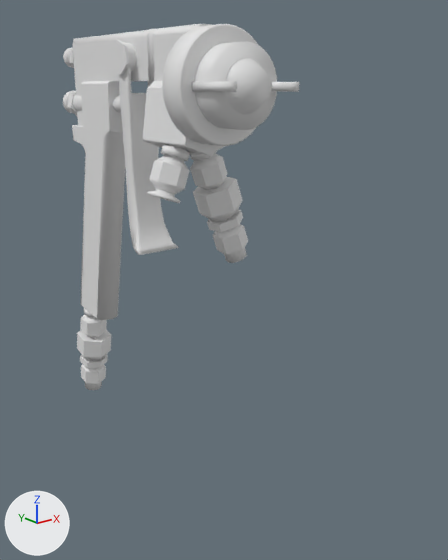
What one commit did to the Blender file PaintGun.blend.
The view is the same before and after, from a 50 mm lens placed at (-0.194, -0.38, 0.066), pointed at (0.055, -0.069, -0.059). Every picture has the same lights, and +X, +Y and +Z are marked at lower left. The same objects are shown in both versions, whatever each file hides. Materials are left out; every surface is plain grey.

The scene before the commit, as lines of its bpy script (objects in view):
```python
me_untitled_002 = bpy.data.meshes.new('Untitled.002')
me_untitled_002.from_pydata(...)  # 1230 vertices, 948 faces; spans x -2.3..1.5, y -2.1..10.0, z -8.6..6.6
# faces by material slot: [604, 241, 25, 78]
me_untitled_002.materials.append(mat_metal)
me_untitled_002.materials.append(mat_metal2)
me_untitled_002.materials.append(mat_plastic)
me_untitled_002.materials.append(mat_plastic)
me_untitled_004 = bpy.data.meshes.new('Untitled.004')
me_untitled_004.from_pydata(...)  # 200 vertices, 150 faces; spans x -1.66..1.66, y -1.67..8.41, z 3.21..6.54
me_untitled_004.materials.append(mat_mapped)
ob_paintgun = bpy.data.objects.new('PaintGun', me_untitled_002)
ob_paintgun.location = (0.0, 0.0, -0.016)
ob_paintgun.rotation_euler = (0.0, 0.0, 3.142)  # degrees (0, 0, 180)
ob_paintgun.scale = (0.0167, 0.0167, 0.0167)
ob_paintgun_002 = bpy.data.objects.new('PaintGun.002', me_untitled_004)
ob_paintgun_002.location = (0.0, 0.0, -0.016)
ob_paintgun_002.rotation_euler = (0.0, 0.0, 3.142)  # degrees (0, 0, 180)
ob_paintgun_002.scale = (0.0167, 0.0167, 0.0167)
```
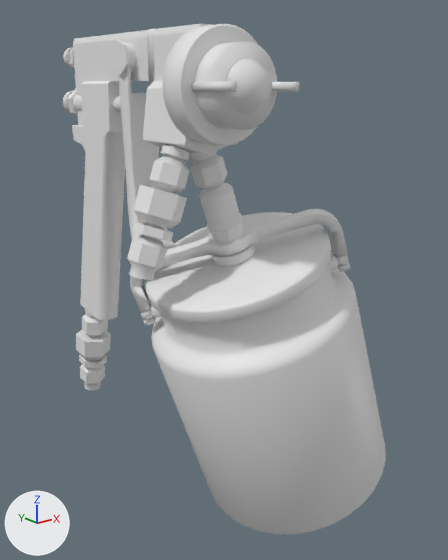
Edits to the bpy script that builds the scene:
```text
Change me_untitled_002:
    used by ob_paintgun; location = (0.0, 0.0, -0.016); rotation_euler = (0.0, 0.0, 3.142), in degrees (0, 0, 180); scale = (0.0167, 0.0167, 0.0167)
    remove me_untitled_002.from_pydata(...)  # 1230 vertices, 948 faces; spans x -2.3..1.5, y -2.1..10.0, z -8.6..6.6
    add me_untitled_002.from_pydata(...)  # 1238 vertices, 953 faces; spans x 0.0, y -0.2..0.0, z -0.2..0.1
    me_untitled_002 part 1: the loose piece of 114 vertices spanning x -0.8..0.8, y 3.3..4.6, z -0.7..5.8 is scaled about the mesh origin by (0.0167, -0.0167, 0.0167)
    me_untitled_002 part 2: a new loose piece, a 6-sided cylinder along y spanning x -0.009..0.009, y 0.012..0.017, z 0.046..0.064
    me_untitled_002 part 3: a new loose piece, a 6-sided cylinder along y spanning x -0.007..0.007, y 0.01..0.014, z 0.076..0.091
    me_untitled_002 part 4: the loose piece of 24 vertices spanning x -1.3..-0.2, y 6.2..6.8, z 1.6..3.2 is scaled about the mesh origin by (0.0167, -0.0167, 0.0167)
    me_untitled_002 part 5: the loose piece of 24 vertices spanning x -1.0..-0.1, y 6.0..6.9, z 2.6..3.2 is scaled about the mesh origin by (0.0167, -0.0167, 0.0167)
    me_untitled_002 part 6: the loose piece of 48 vertices spanning x 0.2..1.5, y 6.0..7.0, z 1.3..3.2 is scaled about the mesh origin by (0.0167, -0.0167, 0.0167)
    me_untitled_002 part 7: the loose piece of 24 vertices spanning x 0.1..1.0, y 6.0..6.9, z 2.6..3.2 is scaled about the mesh origin by (0.0167, -0.0167, 0.0167)
    me_untitled_002 part 8: the loose piece of 48 vertices spanning x -2.3..-1.1, y 5.9..7.0, z -1.0..0.4 is scaled about the mesh origin by (0.0167, -0.0167, 0.0167)
    me_untitled_002 part 9: the loose piece of 24 vertices spanning x -0.3..0.3, y -1.3..-0.5, z 5.7..6.2 is scaled about the mesh origin by (-0.0169, 0, 0.00354)
    me_untitled_002 part 10: the loose piece of 24 vertices spanning x -1.9..-0.4, y 5.7..7.2, z 0.6..2.0 is scaled about the mesh origin by (0.0167, -0.0167, 0.0167)
    me_untitled_002 part 11: the loose piece of 12 vertices spanning x -0.5..0.5, y -1.0..-0.7, z 3.7..4.8 is scaled about the mesh origin by (0.00624, 0, -0.00589)
    me_untitled_002 part 12: the loose piece of 24 vertices spanning x -0.4..0.5, y -1.4..-0.4, z -4.7..-4.3 is scaled about the mesh origin by (0.0167, -0.0167, 0.0167)
    me_untitled_002 part 13: the loose piece of 36 vertices spanning x -0.5..0.5, y -1.6..-0.4, z -5.8..-4.7 is scaled about the mesh origin by (0.0167, -0.0167, 0.0167)
    me_untitled_002 part 14: the loose piece of 48 vertices spanning x -0.5..0.5, y -2.1..-0.9, z -8.6..-7.2 is scaled about the mesh origin by (0.0167, -0.0167, 0.0167)
    me_untitled_002 part 15: the loose piece of 12 vertices spanning x -0.4..0.4, y -0.9..-0.6, z 5.5..6.4 is scaled about the mesh origin by (0.0233, 0.00301, -0.00405)
    me_untitled_002 part 16: a new loose piece of 292 vertices spanning x 0.0, y -0.1..0.0, z -0.1..0.1
    me_untitled_002 part 17: the loose piece of 12 vertices spanning x -2.0..-0.9, y 5.9..7.1, z 0.2..0.8 is deleted
    me_untitled_002 part 18: the loose piece of 12 vertices spanning x -0.6..0.5, y -2.0..-0.7, z -7.3..-6.8 is deleted
    me_untitled_002 part 19: 284 vertices removed from x -0.9..0.9, y -1.6..7.5, z -4.5..6.6; 12 vertices added at x 0.0, y -0.1, z 0.1
Change ob_paintgun:
    ob_paintgun.rotation_euler: (0.0, 0.0, 3.142) -> (0.0, 0.0, 0.0)  # degrees (0, 0, 180) -> degrees (0, 0, 0)
    ob_paintgun.scale: (0.0167, 0.0167, 0.0167) -> (1.0, 1.0, 1.0)
    ob_paintgun.location: (0.0, 0.0, -0.016) -> (0.0, 0.0, 0.0)
Add ob_paintgunmag_001:
    ob_paintgunmag_001 = bpy.data.objects.new('PaintGunMag.001', me_cylinder_000)  # 1273 vertices, 1167 faces; spans x -0.085..0.084, y -0.069..0.06, z -0.037..0.189; modifiers EDGE_SPLIT
    ob_paintgunmag_001.location = (0.0645, -0.1035, -0.1755)
```

Pixel boxes (x1, y1, x2, y2) of what changed, in the pictures (448 x 560 px; the box of a moved part takes in the faces that stretch with it):
'PaintGunMag.001', added: after (130, 185, 386, 535)
'PaintGun', reshaped, moved, turned, rescaled: before (67, 24, 299, 390); after (67, 24, 299, 391)
part 1 of me_untitled_002, moved or reshaped: before (119, 68, 179, 255); after (119, 68, 177, 249)
part 2 of me_untitled_002, added: after (67, 88, 78, 115)
part 3 of me_untitled_002, added: after (69, 49, 74, 66)
part 4 of me_untitled_002, moved or reshaped (not visible before): after (162, 145, 186, 193)
part 5 of me_untitled_002, moved or reshaped: before (190, 151, 217, 160); after (161, 145, 190, 161)
part 6 of me_untitled_002, moved or reshaped: before (147, 145, 186, 203); after (200, 158, 230, 198)
part 7 of me_untitled_002, moved or reshaped: before (161, 145, 190, 161); after (190, 151, 217, 160)
part 8 of me_untitled_002, moved or reshaped: before (212, 224, 248, 263); after (127, 235, 167, 281)
part 9 of me_untitled_002, moved or reshaped (not visible before): after (142, 222, 165, 240)
part 10 of me_untitled_002, moved or reshaped: before (193, 176, 243, 221); after (134, 185, 187, 228)
part 11 of me_untitled_002, moved or reshaped: before (67, 91, 77, 116); after (133, 222, 173, 241)
part 12 of me_untitled_002, moved or reshaped: before (84, 308, 94, 317); after (85, 309, 94, 317)
part 13 of me_untitled_002, moved or reshaped: before (80, 314, 107, 338); after (82, 314, 108, 337)
part 14 of me_untitled_002, moved or reshaped: before (81, 364, 106, 390); after (80, 364, 105, 391)
part 15 of me_untitled_002, moved or reshaped: before (69, 49, 74, 66); after (79, 355, 107, 368)
part 16 of me_untitled_002, added: after (72, 24, 225, 320)
part 17 of me_untitled_002, deleted: before (207, 210, 243, 232)
part 18 of me_untitled_002, deleted: before (80, 354, 108, 368)
part 19 of me_untitled_002, cut back: before (72, 24, 225, 320); after (147, 29, 155, 81)
